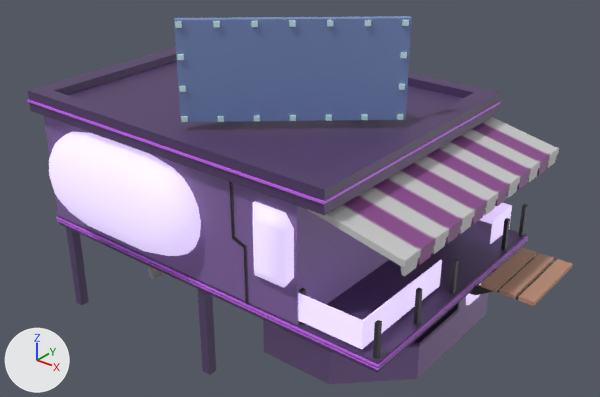
What one commit did to the FBX model Assets/Models/Crossing/Crossing_Buildings/Individual_Buildings/Plaza_Bar_01.fbx.
Camera for both pictures: a 50 mm camera at (0.06, 0.147, 0.399) aimed at (-0.299, 0.596, 0.121). Lighting does not change. The marker at lower left points along +X, +Y and +Z. Where no turn or scale is listed for an object, it has been applied to the vertices.

Names of what the first picture shows: 'Plaza_Bar_01'.
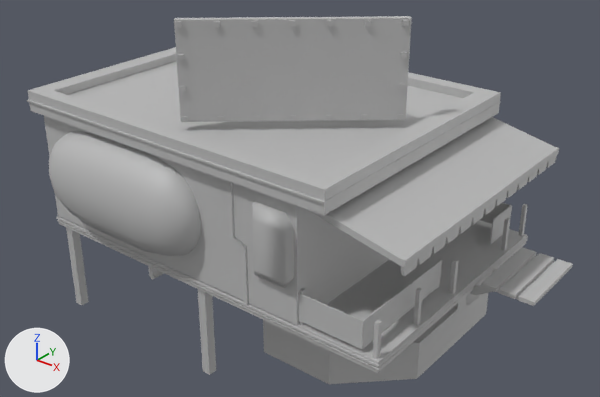
The change in detail:
Material 'Environment_02' (mat_environment_02) is new.
Its base color is (0.5, 0.5, 0.5) (grey #bcbcbc).
me_mesh has 1371 vertices, 1053 faces and spans x -0.189..0.189, y -0.121..0.121, z -0.135..0.135.
me_mesh is used by ob_plaza_bar_01; location (-0.3006, 0.6004, 0.1306).
me_mesh no longer uses material mat_glass_t (grey #bcbcbc).
me_mesh part 1: all 222 faces that had it switch from mat_light_illuminate (picture img_lights_jpg) to mat_environment_02 (grey #bcbcbc).
me_mesh part 2: all 606 faces that had it switch from mat_flatcolorbase (picture img_plaza_01_diffuse_jpg) to mat_environment_02 (grey #bcbcbc).

What differs and where, as boxes (x1, y1, x2, y2) in the pictures (600 x 397 px):
part 1 of me_mesh, recoloured (purple to grey): (27, 20, 528, 370) in both
part 2 of me_mesh, recoloured: (28, 16, 573, 384) in both
